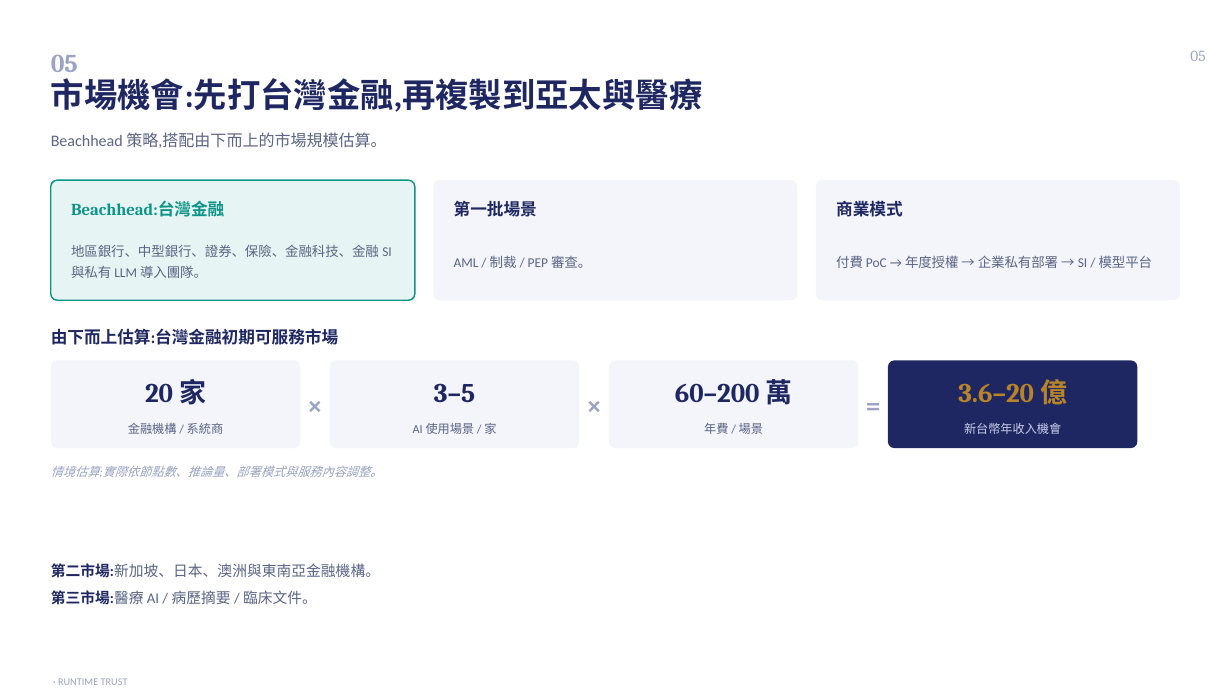
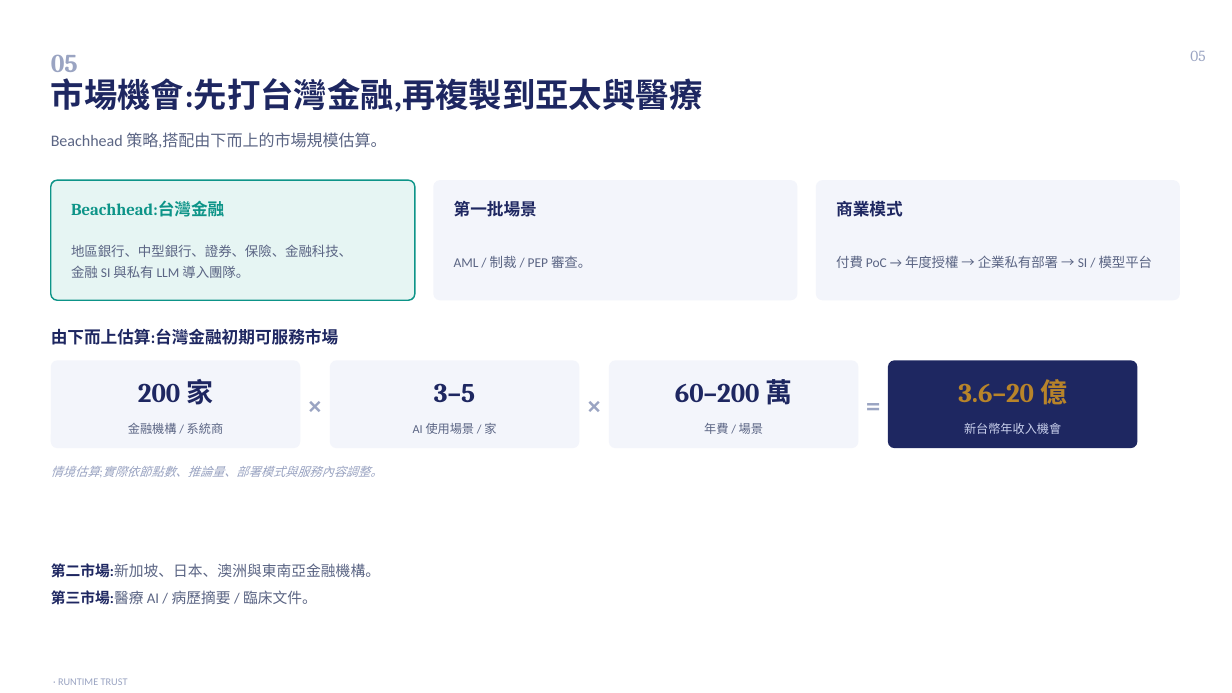
Before and after one commit to 210taoyuan-star/runtimetrust-DEMOweb, a slide deck: slide 6 of runtimetrust.pptx (slide 5 before the commit). Drawn at 1232x693 pixels with LibreOffice and Linux fonts; fonts in the diff are those of the drawing. Boxes give left, top, right and bottom in pixels: in the first picture for what was removed or moved away, otherwise in the second. Text is boxed around its words. In the diff, an @@ line names an element or a change of style, - is before the commit and + after.

```diff
--- a/runtimetrust.pptx
+++ b/runtimetrust.pptx
@@ text at bbox=[71, 244, 352, 278]: text changed @@
-地區銀行、中型銀行、證券、保險、金融科技、金融 SI 與私有 LLM 導入團隊。
+地區銀行、中型銀行、證券、保險、金融科技、
+金融 SI 與私有 LLM 導入團隊。
@@ text at bbox=[138, 379, 213, 405]: text changed @@
-20 家
+200 家
```
Also in this commit, not shown: 1 slide added.
